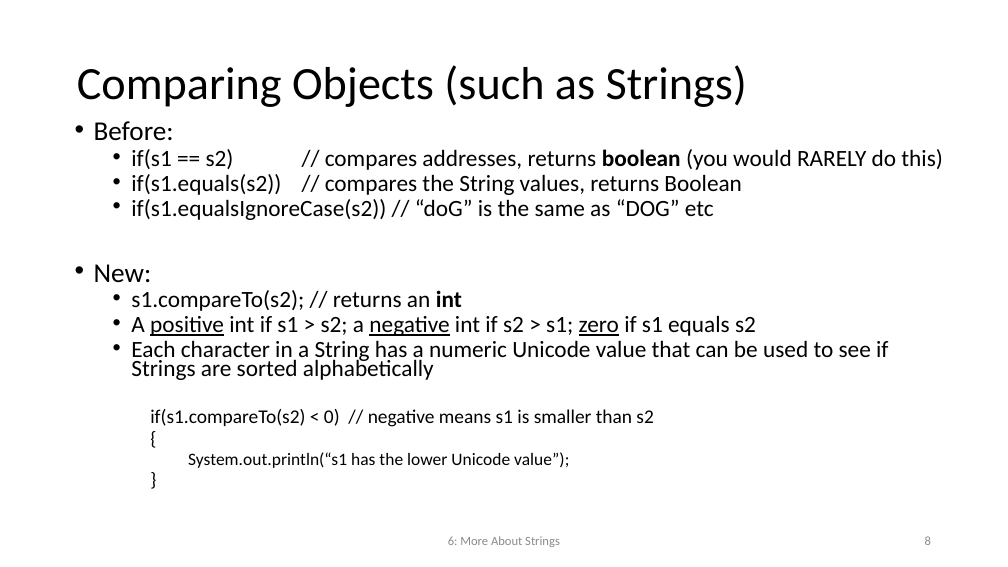
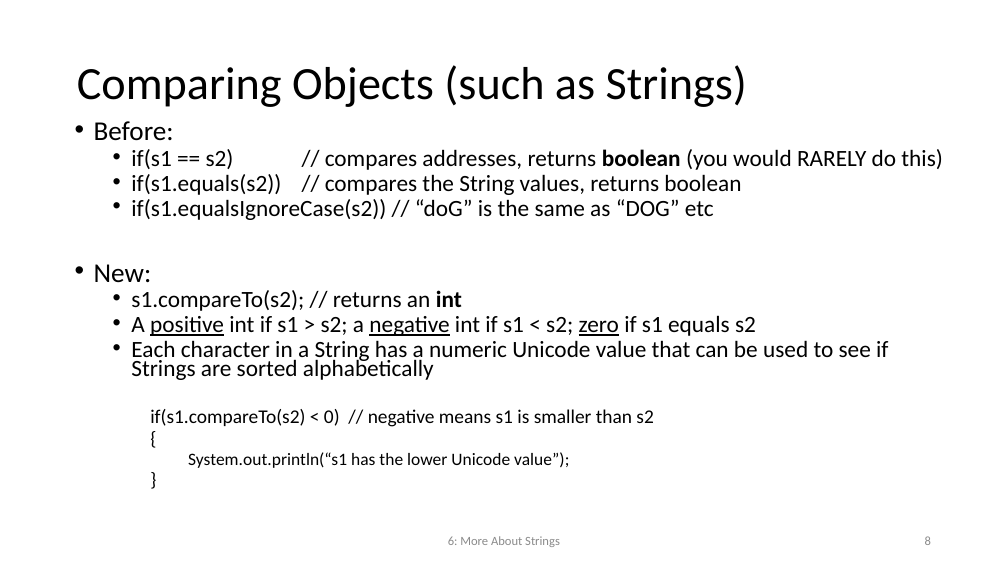
Before and after one commit to chriswu8/COMP2501, a slide deck: slide 8 of Lecture/2501Lesson06.pptx. Drawn at 1008x567 pixels with LibreOffice and Linux fonts; fonts in the diff are those of the drawing. Boxes give left, top, right and bottom in pixels: in the first picture for what was removed or moved away, otherwise in the second. Text is boxed around its words. In the diff, an @@ line names an element or a change of style, - is before the commit and + after.

```diff
--- a/Lecture/2501Lesson06.pptx
+++ b/Lecture/2501Lesson06.pptx
@@ text at <box>131,174,741,195</box>: text changed @@
-  • if(s1.equals(s2)) // compares the String values, returns Boolean
+  • if(s1.equals(s2)) // compares the String values, returns boolean
@@ text at <box>131,315,756,336</box>: text changed @@
-  • A positive int if s1 > s2; a negative int if s2 > s1; zero if s1 equals s2
+  • A positive int if s1 > s2; a negative int if s1 < s2; zero if s1 equals s2
```
Also in this commit, not shown: 5 other slides changed, 23 other files.
